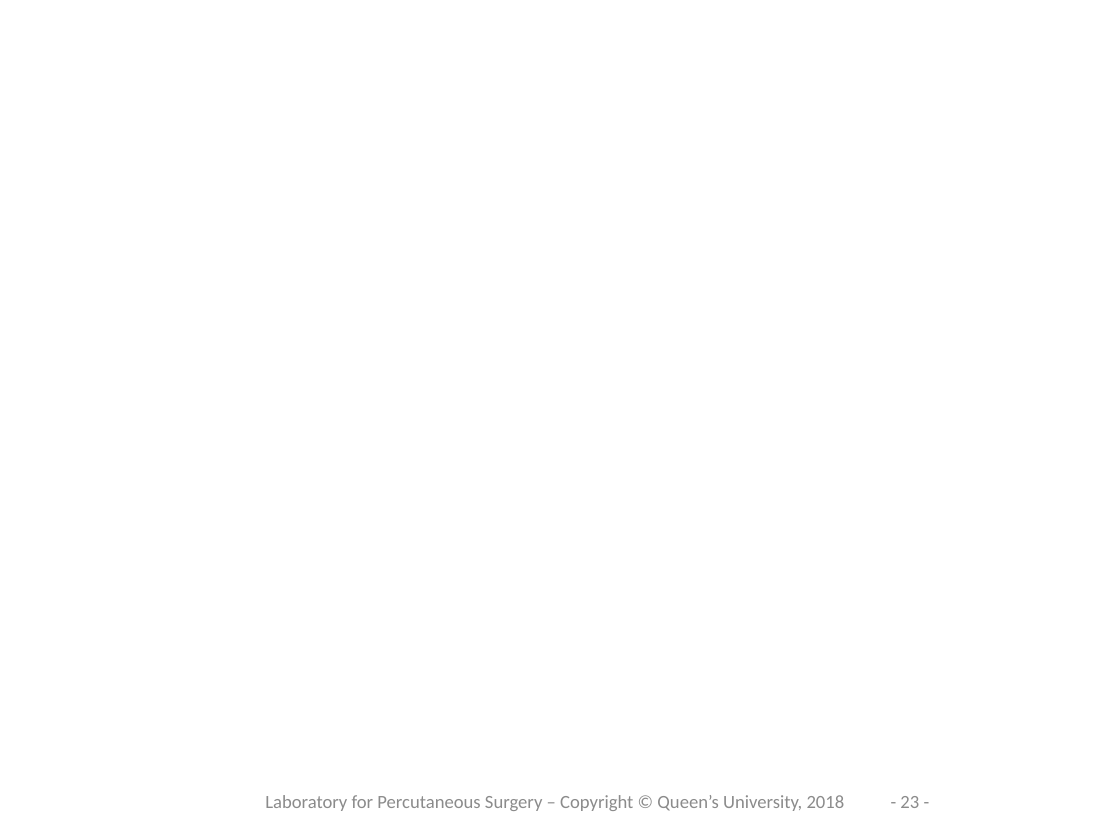
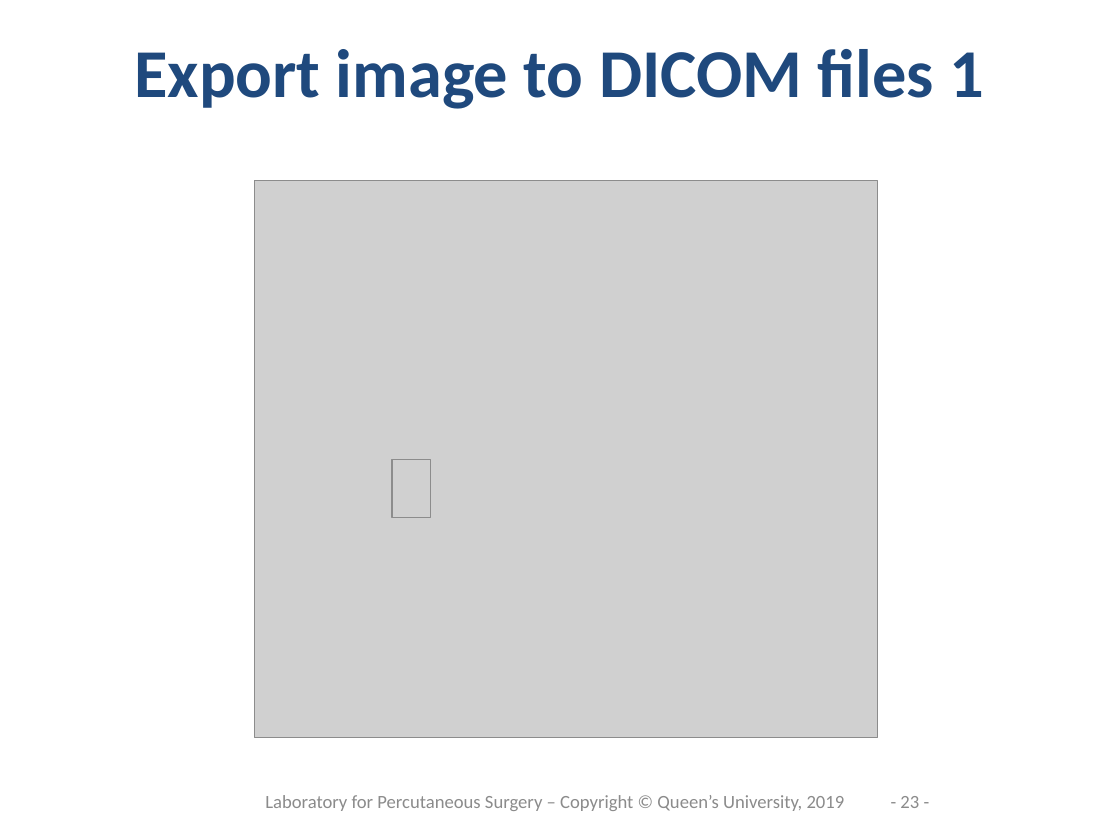
Before and after one commit to PerkLab/PerkLabBootcamp, a slide deck: slide 23 of Doc/day1_7_DICOMTutorial.pptx. Drawn at 1120x840 pixels with LibreOffice and Linux fonts; fonts in the diff are those of the drawing; grey boxes stand for pictures; background and template pictures are left out. Boxes give left, top, right and bottom in pixels: in the first picture for what was removed or moved away, otherwise in the second. Text is boxed around its words. In the diff, an @@ line names an element or a change of style, - is before the commit and + after.

```diff
--- a/Doc/day1_7_DICOMTutorial.pptx
+++ b/Doc/day1_7_DICOMTutorial.pptx
@@ title added at (134, 49, 984, 109), 44 pt, text #1F497D, bold @@
+Export image to DICOM files 1
@@ picture added at (254, 181, 877, 738) @@
@@ picture added at (392, 459, 430, 517) @@
@@ text at (265, 795, 845, 811): text changed @@
-Laboratory for Percutaneous Surgery – Copyright © Queen’s University, 2018
+Laboratory for Percutaneous Surgery – Copyright © Queen’s University, 2019
```
Also in this commit, not shown: 29 other slides changed, 1 slide added, 2 other files.
